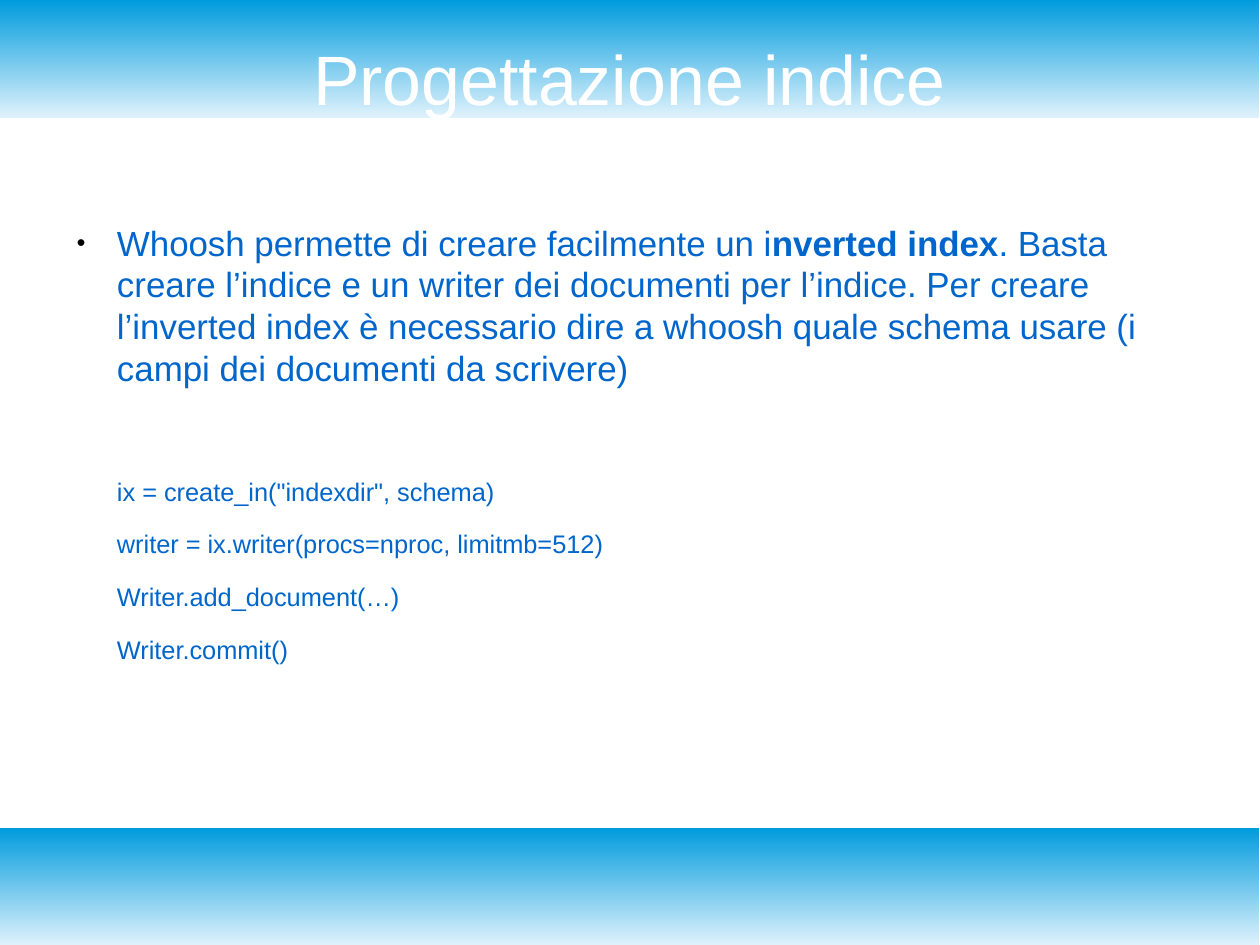
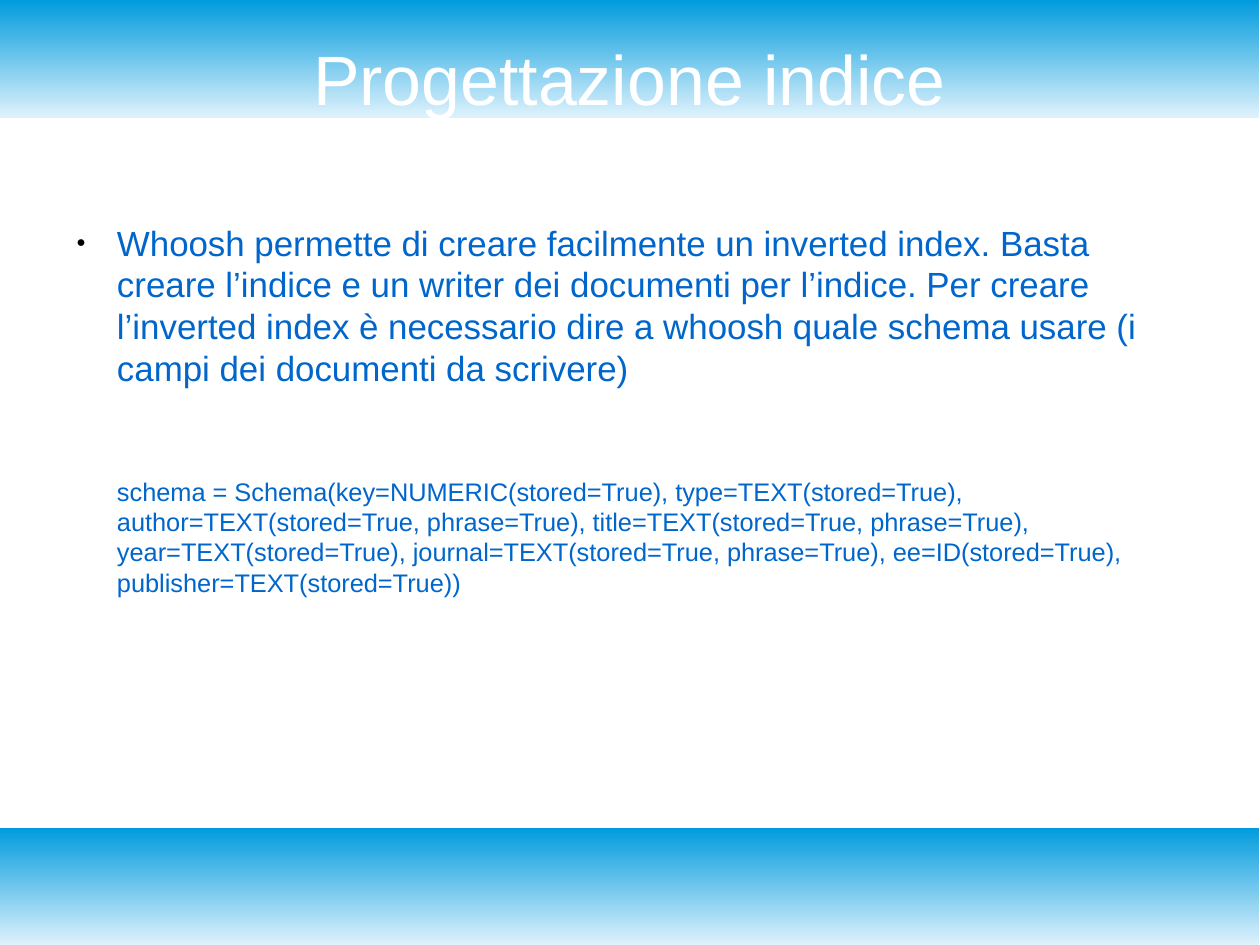
Before and after one commit to enrico404/SearchEngineForDblp, a slide deck: slide 12 of DocDblpSearchEngine.odp. Drawn at 1260x945 pixels with LibreOffice and Linux fonts; fonts in the diff are those of the drawing. Boxes give left, top, right and bottom in pixels: in the first picture for what was removed or moved away, otherwise in the second. Text is boxed around its words. In the diff, an @@ line names an element or a change of style, - is before the commit and + after.

Commit message:
improvements to the documentation

```diff
--- a/DocDblpSearchEngine.odp
+++ b/DocDblpSearchEngine.odp
@@ text at <box>117,230,1135,388</box>: bold off in "inverted index." @@
@@ text at <box>117,482,1121,597</box>: text changed @@
-ix = create_in("indexdir", schema)
-writer = ix.writer(procs=nproc, limitmb=512)
-Writer.add_document(…)
-Writer.commit()
+schema = Schema(key=NUMERIC(stored=True), type=TEXT(stored=True), author=TEXT(stored=True, phrase=True), title=TEXT(stored=True, phrase=True), year=TEXT(stored=True), journal=TEXT(stored=True, phrase=True), ee=ID(stored=True), publisher=TEXT(stored=True))
```
Also in this commit, not shown: 3 other slides changed, 1 slide added, 1 other file.
